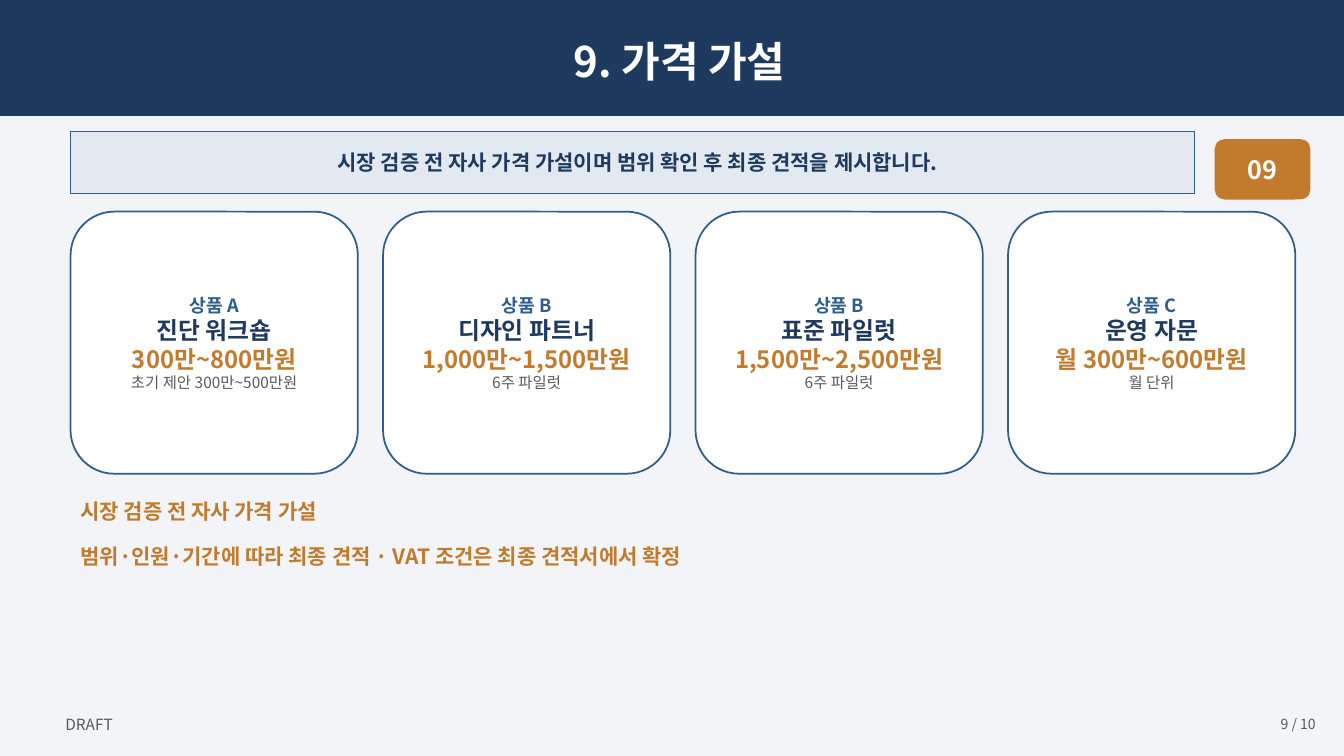
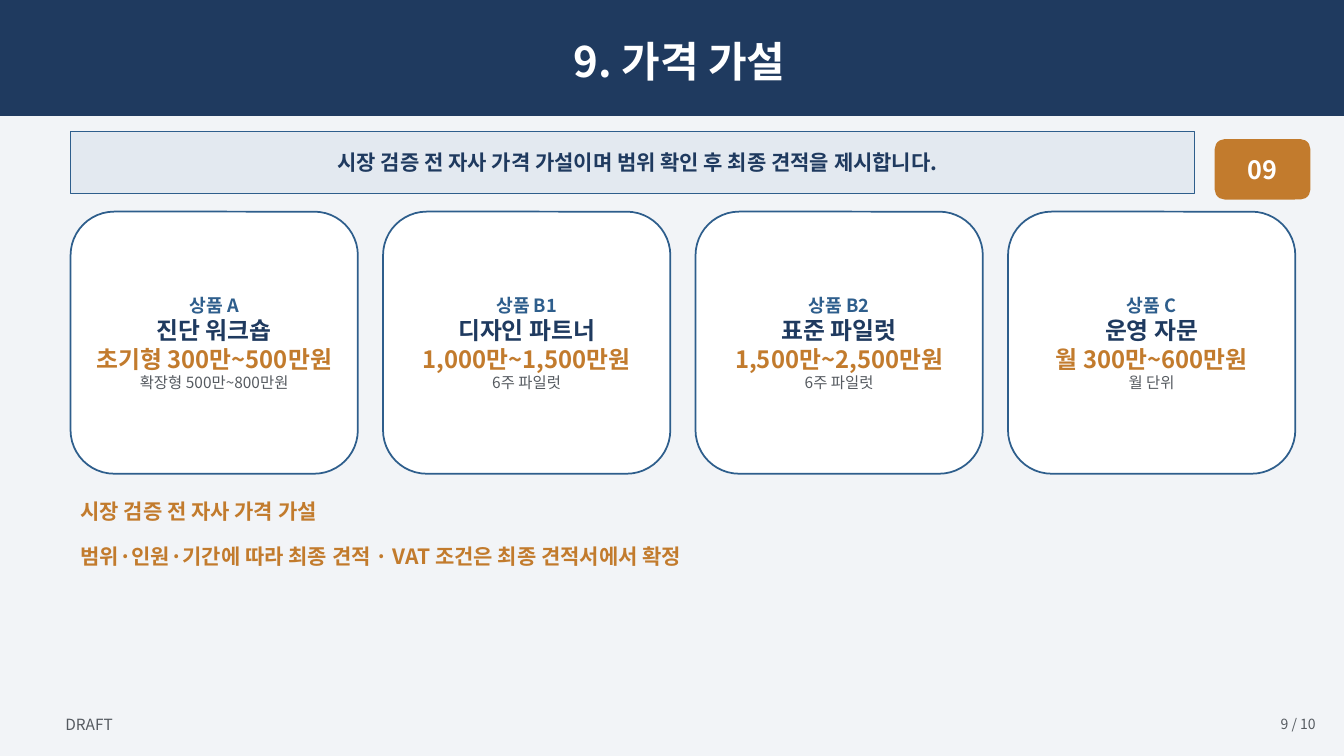
Before and after one commit to skerishKang/ai-revenue-lab, a slide deck: slide 9 of docs/commercial/business-35-ai-media-education-dx/customer-package/Business35_Master_Proposal_10p.pptx. Drawn at 1344x756 pixels with LibreOffice and Linux fonts; fonts in the diff are those of the drawing. Boxes give left, top, right and bottom in pixels: in the first picture for what was removed or moved away, otherwise in the second. Text is boxed around its words. In the diff, an @@ line names an element or a change of style, - is before the commit and + after.

```diff
--- a/docs/commercial/business-35-ai-media-education-dx/customer-package/Business35_Master_Proposal_10p.pptx
+++ b/docs/commercial/business-35-ai-media-education-dx/customer-package/Business35_Master_Proposal_10p.pptx
@@ text in rounded rectangle at <box>496,296,557,314</box>: text changed @@
-상품 B
+상품 B1
@@ text in rounded rectangle at <box>809,296,869,314</box>: text changed @@
-상품 B
+상품 B2
@@ text in rounded rectangle at <box>96,348,332,389</box>: text changed; size 11 to 17 pt; text colour #555A60 to #C27B2D; bold on @@
-300만~800만원
-초기 제안 300만~500만원
+초기형 300만~500만원
+확장형 500만~800만원
```
Also in this commit, not shown: 4 other slides changed, 22 other files.
